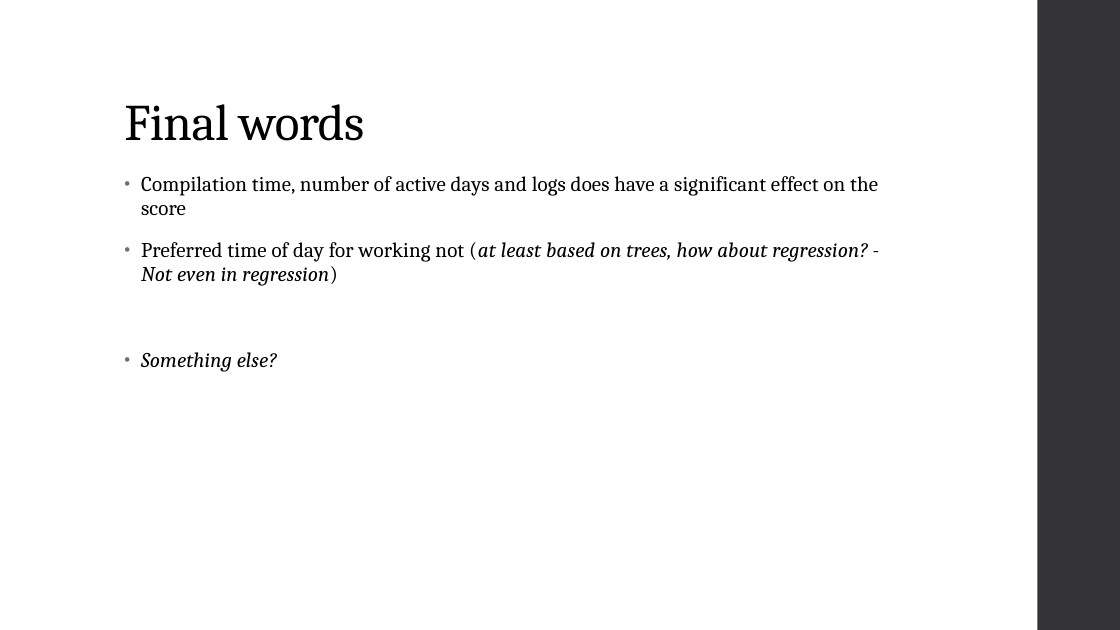
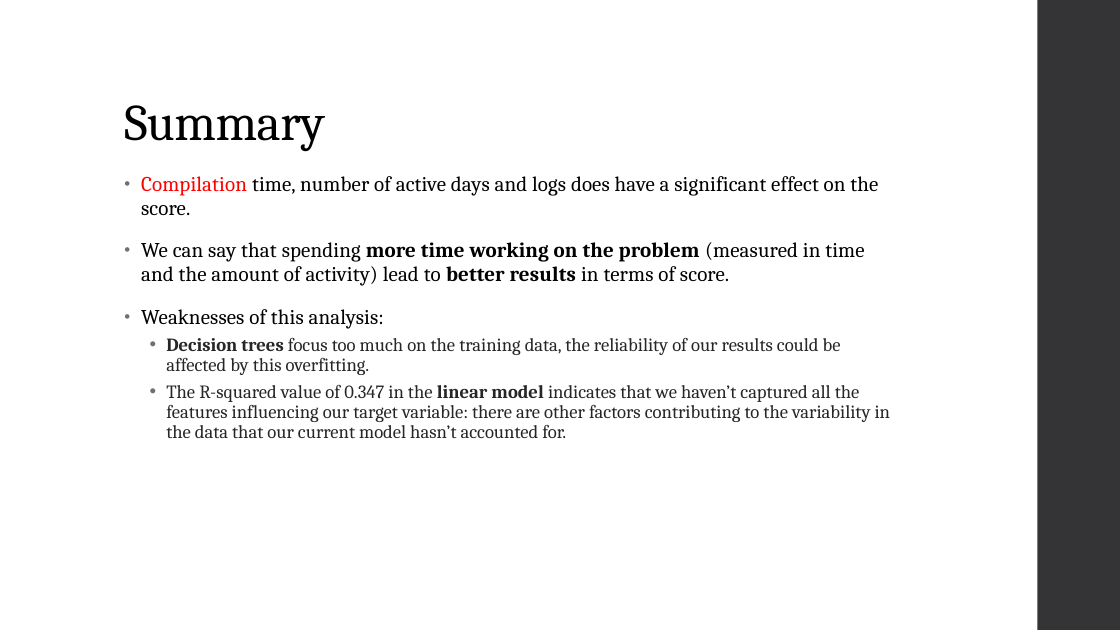
Before and after one commit to fskgiulia/JYUEF01, a slide deck: slide 7 of edm-project.pptx. Drawn at 1120x630 pixels with LibreOffice and Linux fonts; fonts in the diff are those of the drawing. Boxes give left, top, right and bottom in pixels: in the first picture for what was removed or moved away, otherwise in the second. Text is boxed around its words. In the diff, an @@ line names an element or a change of style, - is before the commit and + after.

```diff
--- a/edm-project.pptx
+++ b/edm-project.pptx
@@ title at bbox=[124, 105, 324, 151]: text changed @@
-Final words
+Summary
@@ text at bbox=[141, 176, 891, 438]: text changed; size 18 to 16 pt; text colour #000000 to #262626 @@
-• Compilation time, number of active days and logs does have a significant effect on the score
-• Preferred time of day for working not (at least based on trees, how about regression? - Not even in regression)
-• Something else?
+• Compilation time, number of active days and logs does have a significant effect on the score.
+• We can say that spending more time working on the problem (measured in time and the amount of activity) lead to better results in terms of score.
+• Weaknesses of this analysis:
+  • Decision trees focus too much on the training data, the reliability of our results could be affected by this overfitting.
+  • The R-squared value of 0.347 in the linear model indicates that we haven’t captured all the features influencing our target variable: there are other factors contributing to the variability in the data that our current model hasn’t accounted for.
```
Also in this commit, not shown: 3 other slides changed.
